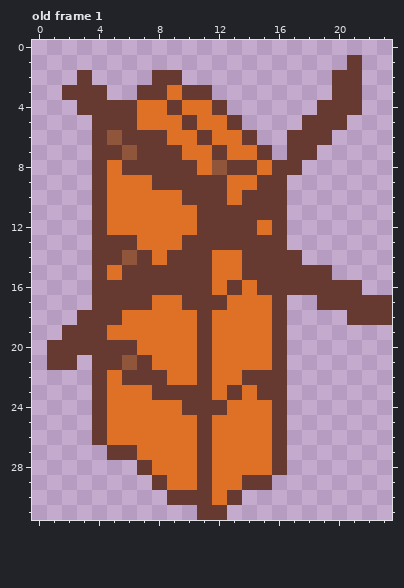
File history of a pixel-art file, assets/images/windmill.aseprite. This is how it looked before the edit.
24x32 pixels, 1 frame. Shown: old frame 1. The commit also changed other frames, which this record leaves out.
After:
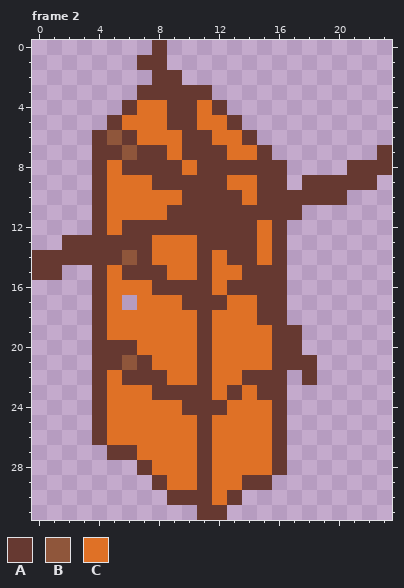
Palette (. is transparent): A #663931  B #8f563b  C #df7126
A new or re-ordered frame is compared with the old frame closest to it.
The exact change:
frames 1 -> 3
layer "Buildin" added
layer "Blades" added
layer "Layer 1" removed
Frame 2 is new; against old frame 1:
Colour A is added in row 0 at x 8; in row 1 at x 7 to 8; in row 7 at x 23; in row 8 at x 21 to 23; in row 9 at x 18 to 22; in row 10 at x 17 to 20.
Colour A is added in row 11 at x 17; in row 13 at x 2 to 3; in row 14 at x 0 to 3; in row 15 at x 0 to 1; in rows 19 to 20 at x 17; in row 21 at x 17 to 18.
Colour A is added in row 22 at x 18.
Colour A replaces colour B in row 8 at x 12.
Colour A replaces colour C in row 3 at x 9; in row 4 at x 10; in row 5 at x 9; in row 6 at x 10; in row 7 at x 10 to 11; in row 8 at x 11 and 15.
Colour A replaces colour C in row 10 at x 13; in row 11 at x 9 to 10; in row 12 at x 6 to 10; in row 13 at x 7; in row 14 at x 13; in row 16 at x 14.
Colour A replaces colour C in rows 17 to 18 at x 15.
Colour C replaces colour A in row 5 at x 6; in row 6 at x 7 to 8; in row 7 at x 9; in row 8 at x 10; in row 10 at x 14; in row 13 at x 10 and 15.
Colour C replaces colour A in row 14 at x 9 to 10 and 15; in row 15 at x 9 to 10; in row 16 at x 5 to 7; in row 17 at x 5 and 7; in row 18 at x 5.
Colour A is removed in row 1 at x 21; in row 2 at x 3 and 20 to 21; in row 3 at x 2 to 4 and 20 to 21; in row 4 at x 3 to 5 and 19 to 21; in row 5 at x 4 and 18 to 20; in row 6 at x 17 to 19.
Colour A is removed in row 7 at x 17 to 18; in row 8 at x 17; in row 14 at x 17; in row 15 at x 17 to 19; in row 16 at x 17 to 21; in row 17 at x 6 and 19 to 23.
Colour A is removed in row 18 at x 3 and 21 to 23; in row 19 at x 2 to 3; in row 20 at x 1 to 3; in row 21 at x 1 to 2.
